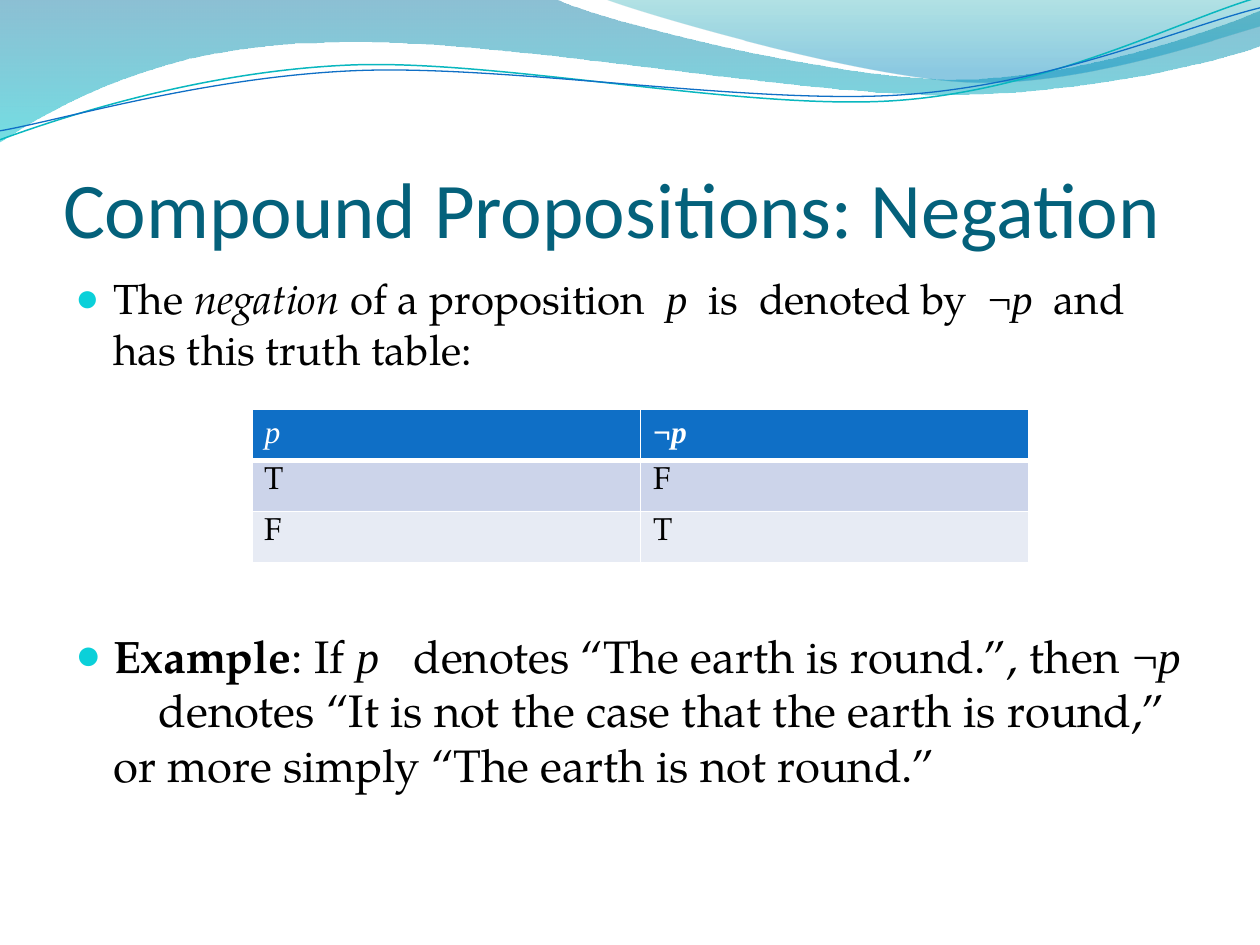
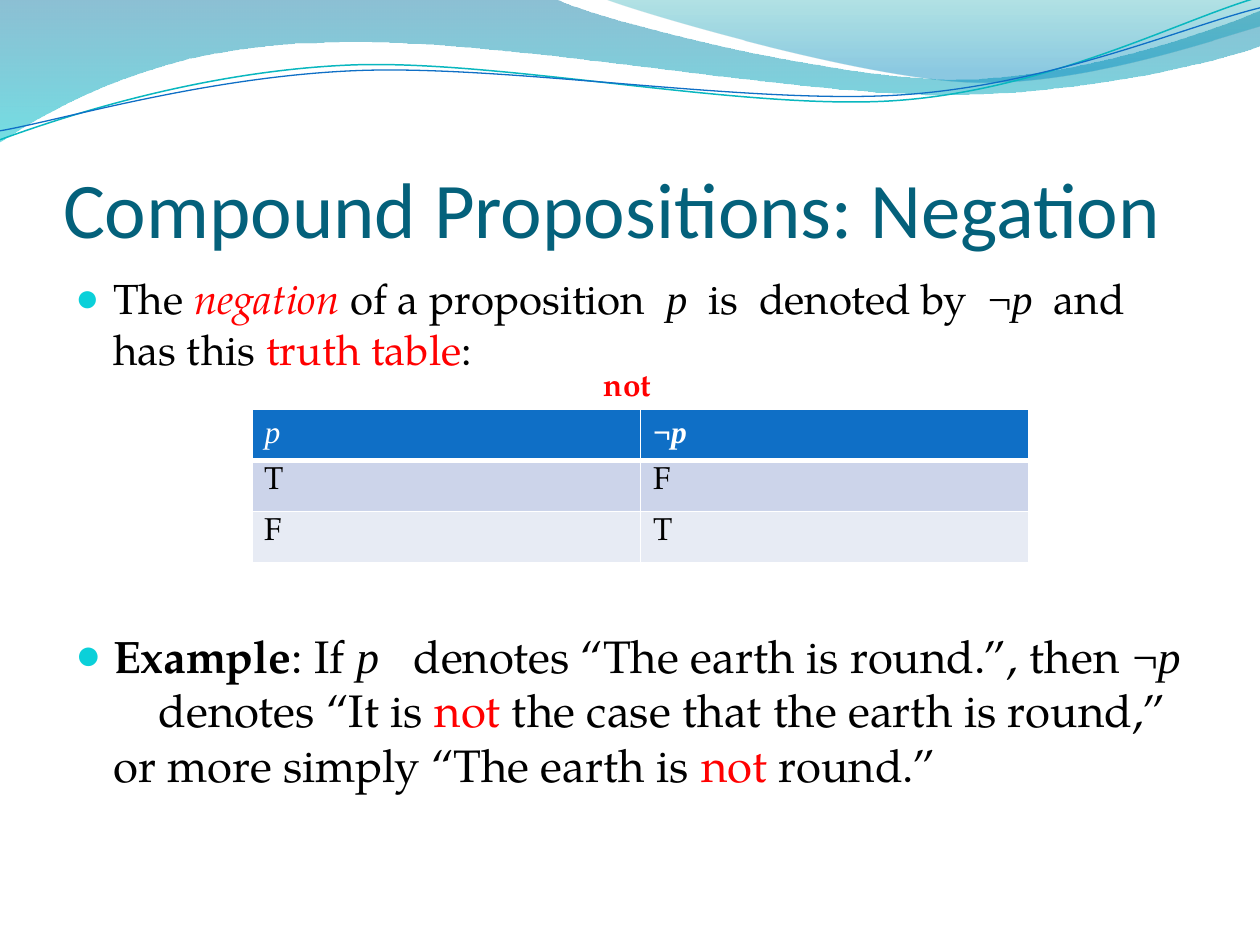
Before and after one commit to lin-chen-GA/lin-chen-GA.github.io, a slide deck: slide 5 of cs2620/slides/cs2620_notes1.pptx. Drawn at 1260x945 pixels with LibreOffice and Linux fonts; fonts in the diff are those of the drawing; background and template pictures are left out. Boxes give left, top, right and bottom in pixels: in the first picture for what was removed or moved away, otherwise in the second. Text is boxed around its words. In the diff, an @@ line names an element or a change of style, - is before the commit and + after.

```diff
--- a/cs2620/slides/cs2620_notes1.pptx
+++ b/cs2620/slides/cs2620_notes1.pptx
@@ text "The negation of a proposition ..." at [113,283,1180,795]: text colour #000000 to #FF0000 in "negation truth table:", "not not" @@
@@ text added at [604,376,651,397], 18 pt, text #FF0000, bold @@
+not
```
Also in this commit, not shown: 12 other slides changed, 7 slides added, 3 other files.
